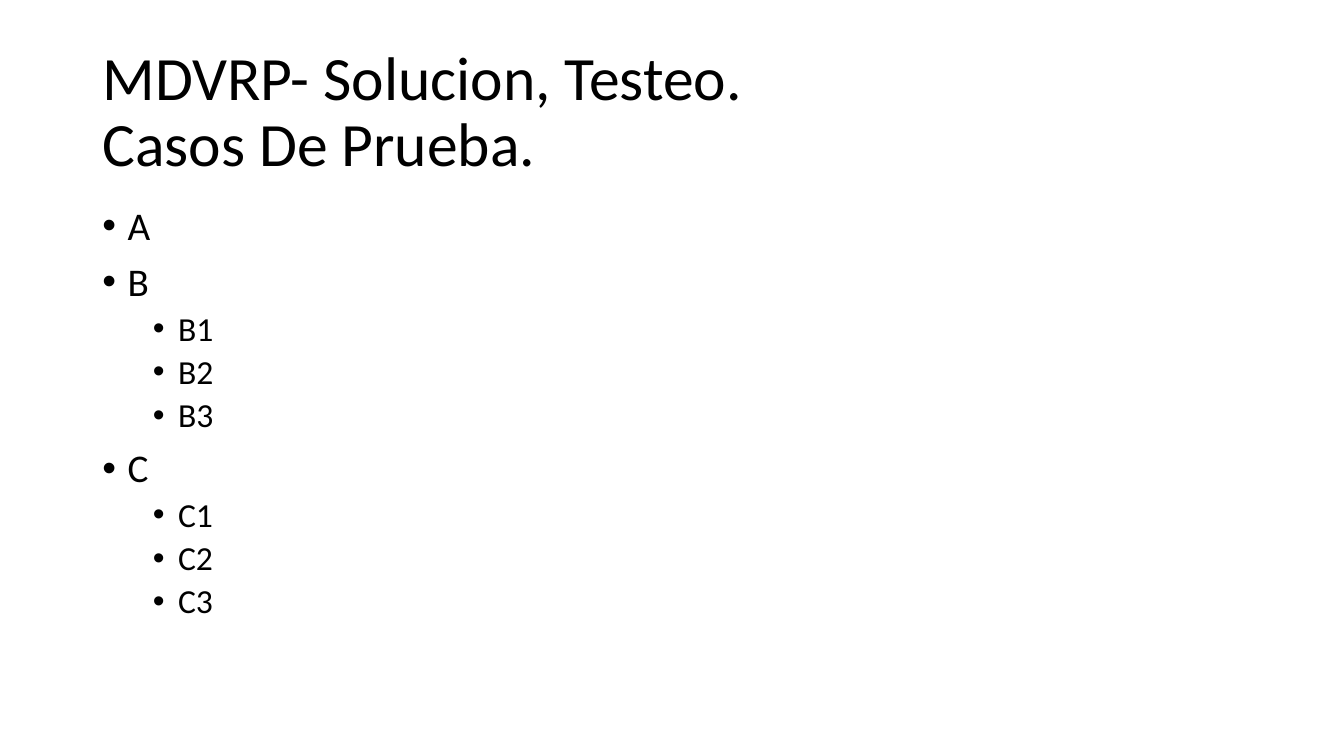
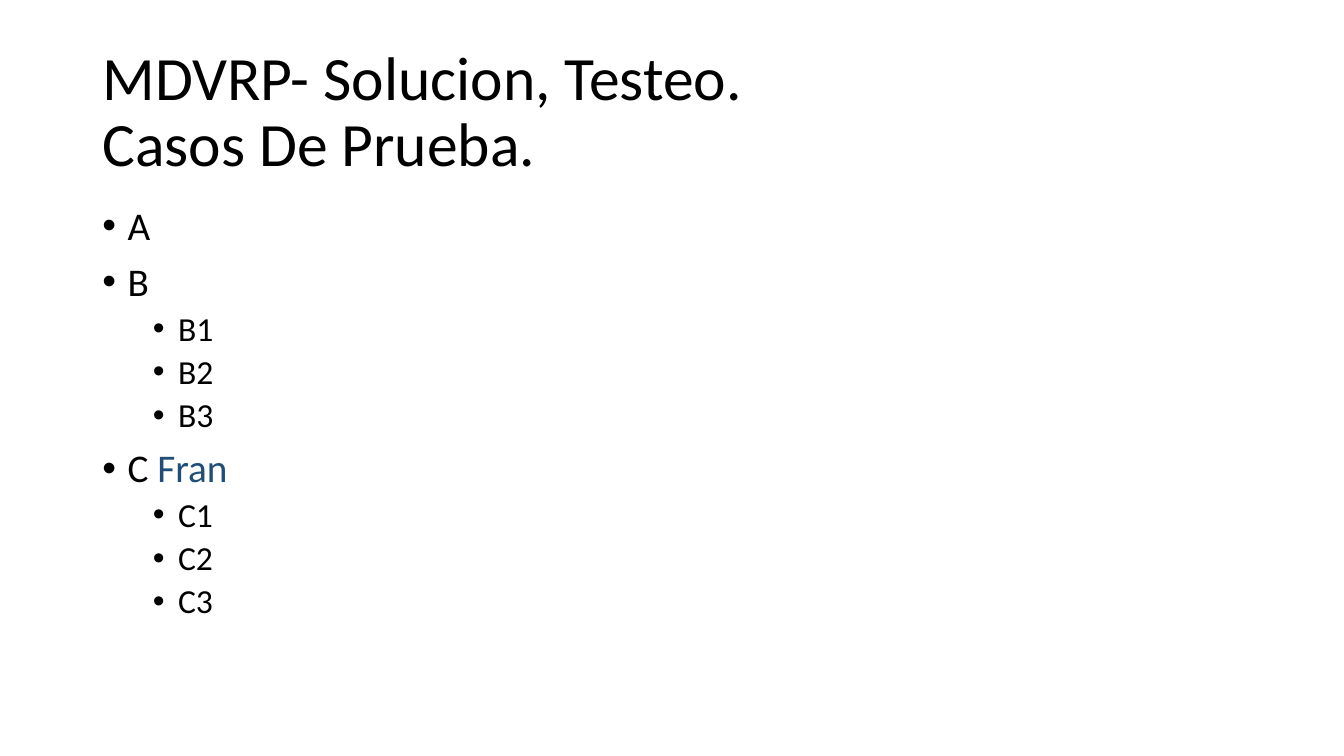
Before and after one commit to urubusale/proyvrp, a slide deck: slide 17 of Version/Documentación/MDVRP.pptx (slide 11 before the commit). Drawn at 1344x756 pixels with LibreOffice and Linux fonts; fonts in the diff are those of the drawing. Boxes give left, top, right and bottom in pixels: in the first picture for what was removed or moved away, otherwise in the second. Text is boxed around its words. In the diff, an @@ line names an element or a change of style, - is before the commit and + after.

```diff
--- a/Version/Documentación/MDVRP.pptx
+++ b/Version/Documentación/MDVRP.pptx
@@ text at box(128, 456, 227, 483): text changed; text colour #000000 to #1F4E79 @@
-• C
+• C Fran
```
Also in this commit, not shown: 12 other slides changed, 6 slides added.
